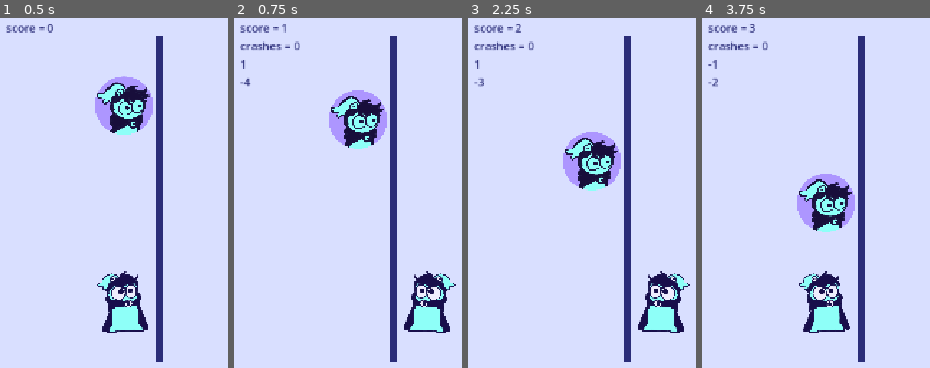
Above: before the commit, frames 1-4 (left to right).
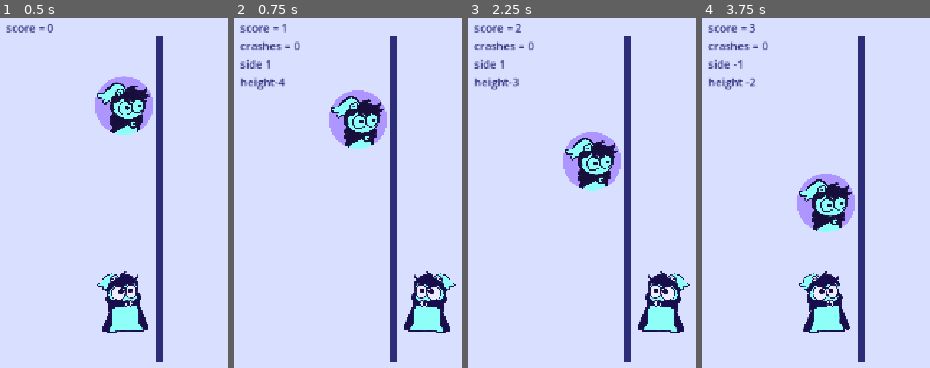
Above: after the commit, the same moments.

Repository: Herbeon/to-do-it
Game: Godot game, scene res://scene.tscn
The game is run twice, just before and just after one commit, with the same random seed, the same clock (stepped at 60 frames per second) and the same inputs.
Inputs (mouse positions are in pixels of both pictures, inside the frame that each line leads up to):
- Up to frame 1 (0.5 s): no input
- Up to frame 2 (0.75 s): tap Enter at 0.5 s; move the mouse to (outside the picture) at 0.52 s; hold Right (p1_right) from 0.53 s (still down); tap Alt at 0.6 s; click (outside the picture) at 0.67 s
- Up to frame 3 (2.25 s): tap Space at 1.25 s; move the mouse to (536, 224) at 1.27 s; release Right (p1_right) at 1.28 s; hold Down 1.28-2.03 s; tap Shift at 1.35 s; tap Enter at 2 s; move the mouse to (outside the picture) at 2.02 s; hold Right (p1_right) from 2.03 s (still down); tap Alt at 2.1 s
- Up to frame 4 (3.75 s): tap Space at 2.75 s; move the mouse to (891, 294) at 2.77 s; release Right (p1_right) at 2.78 s; hold Up 2.78-3.53 s; tap Shift at 2.85 s; click (891, 294) at 2.92 s; tap Enter at 3.5 s; move the mouse to (outside the picture) at 3.52 s; hold Left (p1_left) from 3.53 s (still down); tap Alt at 3.6 s

Frame 1 is identical in both runs. In frame 2, 0.6% of the frame differs, in the area x 2-23%, y 12-21%; in frame 3, 0.6%; in frame 4, 0.6%, in the area x 2-24%, y 12-21%.

Commit message:
fixed L/R and added restricted movement .need to centralize control

Diff:
--- a/todoit/circle.gd
+++ b/todoit/circle.gd
@@ -8,6 +8,8 @@
 # instead of doing fancier number things might be better to just look at sides...
 var left = true # true = left, false = right
 signal on_ground
+signal floor_left
+signal floor_right
 
 func _ready() -> void:
 	at_top()
@@ -19,6 +21,7 @@
 	position.y = 0
 	height = [5,-5].pick_random()
 	position.y = 180
+	left = height < 0
 	if(height > 0):
 		position.x = 475 + 50
 	elif(height < 0):
@@ -28,9 +31,18 @@
 	if(abs(height) == 1):
 		on_ground.emit()
 	if(height == 0):
+		if(left):
+			floor_left.emit()
+		else:
+			floor_right.emit()
 		at_top()
 	elif(height > 0):
 		height -= 1
 	else:
 		height += 1
 	position.y = 440 - abs(height) * 60
+
+func crashed():
+	$AnimatedSprite2D.material.set_shader_parameter("flash",1.0)
+	await get_tree().create_timer(1).timeout
+	$AnimatedSprite2D.material.set_shader_parameter("flash",0.0)
--- a/todoit/circle.tscn
+++ b/todoit/circle.tscn
@@ -2,9 +2,14 @@
 
 [ext_resource type="Texture2D" uid="uid://dii4vad2ii725" path="res://art/a circle yay.png" id="1_ot13w"]
 [ext_resource type="Script" uid="uid://d1xt6mfrac0bq" path="res://circle.gd" id="1_whlr7"]
+[ext_resource type="Shader" uid="uid://qfphjjre5vlp" path="res://flash.gdshader" id="2_0gr8u"]
 
 [sub_resource type="CircleShape2D" id="CircleShape2D_onrkg"]
 radius = 201.6358
+
+[sub_resource type="ShaderMaterial" id="ShaderMaterial_hqtel"]
+shader = ExtResource("2_0gr8u")
+shader_parameter/flash = 0.0
 
 [sub_resource type="SpriteFrames" id="SpriteFrames_tcrup"]
 animations = [{
@@ -24,4 +29,5 @@
 shape = SubResource("CircleShape2D_onrkg")
 
 [node name="AnimatedSprite2D" type="AnimatedSprite2D" parent="." unique_id=301141100]
+material = SubResource("ShaderMaterial_hqtel")
 sprite_frames = SubResource("SpriteFrames_tcrup")
--- /dev/null
+++ b/todoit/flash.gdshader
@@ -0,0 +1,7 @@
+shader_type canvas_item;
+
+uniform float flash : hint_range(0.0, 1.0) = 0.0;
+
+void fragment() {
+	COLOR.rgb = mix(COLOR.rgb, vec3(1.0), flash);
+}
--- a/todoit/player.gd
+++ b/todoit/player.gd
@@ -5,7 +5,9 @@
 @export var right = "p1_right"
 
 var side = -1
+# negative = left
 
+var restricted_movement = false
 signal went_left
 signal went_right
 
@@ -14,10 +16,19 @@
 
 func _physics_process(delta: float) -> void:
 	if(Input.is_action_just_pressed(left)):
-		$AnimatedSprite2D.flip_h = false
-		position.x = 425
-		went_left.emit()
+		if(!restricted_movement):
+			$AnimatedSprite2D.flip_h = false
+			position.x = 425
+			went_left.emit()
 	if(Input.is_action_just_pressed(right)):
-		$AnimatedSprite2D.flip_h = true
-		position.x = 525
-		went_right.emit()
+		if(!restricted_movement):
+			$AnimatedSprite2D.flip_h = true
+			position.x = 525
+			went_right.emit()
+
+func crashed():
+	$AnimatedSprite2D.material.set_shader_parameter("flash",1.0)
+	restricted_movement = true
+	await get_tree().create_timer(1).timeout
+	restricted_movement = false
+	$AnimatedSprite2D.material.set_shader_parameter("flash",0.0)
--- a/todoit/player.tscn
+++ b/todoit/player.tscn
@@ -2,9 +2,14 @@
 
 [ext_resource type="Texture2D" uid="uid://bj4cvyt0t461s" path="res://art/doradofishthing.png" id="1_4flbx"]
 [ext_resource type="Script" uid="uid://bqdgm25edoleq" path="res://player.gd" id="1_onrkg"]
+[ext_resource type="Shader" uid="uid://qfphjjre5vlp" path="res://flash.gdshader" id="2_i3pqv"]
 
 [sub_resource type="CircleShape2D" id="CircleShape2D_4flbx"]
 radius = 119.94165
+
+[sub_resource type="ShaderMaterial" id="ShaderMaterial_u3cyc"]
+shader = ExtResource("2_i3pqv")
+shader_parameter/flash = 0.0
 
 [sub_resource type="SpriteFrames" id="SpriteFrames_tcrup"]
 animations = [{
@@ -24,5 +29,6 @@
 shape = SubResource("CircleShape2D_4flbx")
 
 [node name="AnimatedSprite2D" type="AnimatedSprite2D" parent="." unique_id=1974693172]
+material = SubResource("ShaderMaterial_u3cyc")
 sprite_frames = SubResource("SpriteFrames_tcrup")
 animation = &"doryfish"
--- a/todoit/scene.gd
+++ b/todoit/scene.gd
@@ -13,28 +13,47 @@
 	p1.went_left.connect(p1_went_left)
 	p1.went_right.connect(p1_went_right)
 	circle.on_ground.connect(check_for_cross)
+	circle.floor_left.connect(floor_left)
+	circle.floor_right.connect(floor_right)
 
 # Called every frame. 'delta' is the elapsed time since the previous frame.
 func _process(delta: float) -> void:
 	pass
 
+func crashed():
+	p1.crashed()
+	circle.crashed()
+	crashes += 1
+
 func p1_went_left():
 	score += 1
+	p1.side = -1
 	circle.chopped()
-	p1.side = -1
-	$Control/Label.text = "score = " + str(score) + "\ncrashes = " + str(crashes) + "\n" + str(p1.side) + "\n" + str(circle.height)
+	$Control/Label.text = "score = " + str(score) + "\ncrashes = " + str(crashes) + "\nside " + str(p1.side) + "\nheight " + str(circle.height)
 
 func p1_went_right():
 	score += 1
+	p1.side = 1
+
 	circle.chopped()
-	p1.side = 1
-	$Control/Label.text = "score = " + str(score) + "\ncrashes = " + str(crashes) + "\n" + str(p1.side) + "\n" + str(circle.height)
+	$Control/Label.text = "score = " + str(score) + "\ncrashes = " + str(crashes) + "\nside " + str(p1.side) + "\nheight" + str(circle.height)
 
+func floor_left():
+	#print("was on left")
+	if(p1.side == -1):
+		#print("player is on left")
+		crashed()
+
+func floor_right():
+	#print("was on right")
+	if(p1.side == 1):
+		#print("player is on right")
+		crashed()
 
 func check_for_cross():
 	if(p1.side == circle.height):
 		# boom
-		crashes += 1
+		crashed()
 
 func spawn_circle():
 	var choice = [5,-5,0].pick_random()
Not shown, added: todoit/flash.gdshader.uid
